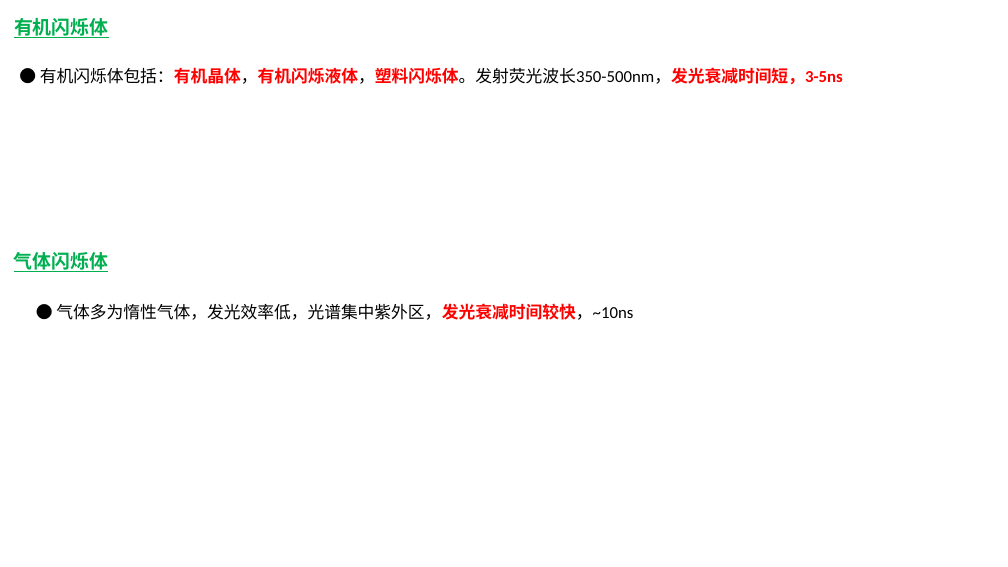
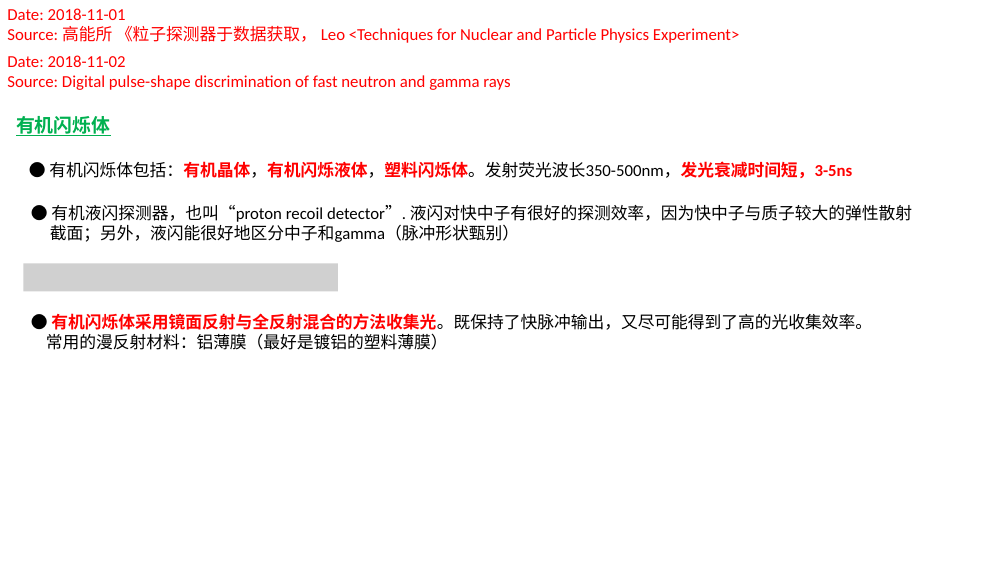
Before and after one commit to gfh16/StudyNotes, a slide deck: slide 41 of 03DE-E-Detector.pptx (slide 38 before the commit). Drawn at 1008x567 pixels with LibreOffice and Linux fonts; fonts in the diff are those of the drawing; grey boxes stand for pictures. Boxes give left, top, right and bottom in pixels: in the first picture for what was removed or moved away, otherwise in the second. Text is boxed around its words. In the diff, an @@ line names an element or a change of style, - is before the commit and + after.

```diff
--- a/03DE-E-Detector.pptx
+++ b/03DE-E-Detector.pptx
@@ text added at bbox=[7, 8, 740, 43], 16 pt, text #FF0000 @@
+Date: 2018-11-01
+Source: 高能所 《粒子探测器于数据获取， Leo <Techniques for Nuclear and Particle Physics Experiment>
@@ text added at bbox=[7, 55, 510, 90], 16 pt, text #FF0000 @@
+Date: 2018-11-02
+Source: Digital pulse-shape discrimination of fast neutron and gamma rays
@@ text "有机闪烁体": place and size @@
-text "有机闪烁体" at bbox=[14, 18, 108, 38]
+text "有机闪烁体" at bbox=[16, 116, 110, 136]
@@ text "● 有机闪烁体包括：有机晶体，有机闪烁液体，塑料闪烁体。发射荧光波长350-500nm，发光衰减时间短，3-5ns": place and size @@
-text "● 有机闪烁体包括：有机晶体，有机闪烁液体，塑料闪烁体。发射荧光波长350-500nm，发光衰减时间短，3-5ns" at bbox=[40, 67, 843, 84]
+text "● 有机闪烁体包括：有机晶体，有机闪烁液体，塑料闪烁体。发射荧光波长350-500nm，发光衰减时间短，3-5ns" at bbox=[49, 161, 852, 178]
@@ text added at bbox=[50, 205, 912, 242], 16 pt, text #000000 @@
+● 有机液闪探测器，也叫“proton recoil detector”. 液闪对快中子有很好的探测效率，因为快中子与质子较大的弹性散射
+截面；另外，液闪能很好地区分中子和gamma（脉冲形状甄别）
@@ text removed at bbox=[14, 252, 108, 272] @@
-气体闪烁体
@@ picture added at bbox=[23, 263, 338, 291] @@
@@ text added at bbox=[46, 313, 872, 350], 16 pt, text #000000 @@
+● 有机闪烁体采用镜面反射与全反射混合的方法收集光。既保持了快脉冲输出，又尽可能得到了高的光收集效率。
+常用的漫反射材料：铝薄膜（最好是镀铝的塑料薄膜）
@@ text removed at bbox=[56, 303, 633, 320] @@
-● 气体多为惰性气体，发光效率低，光谱集中紫外区，发光衰减时间较快，~10ns
```
Also in this commit, not shown: 2 other slides changed, 5 slides added, 4 slides removed, 1 other file.
